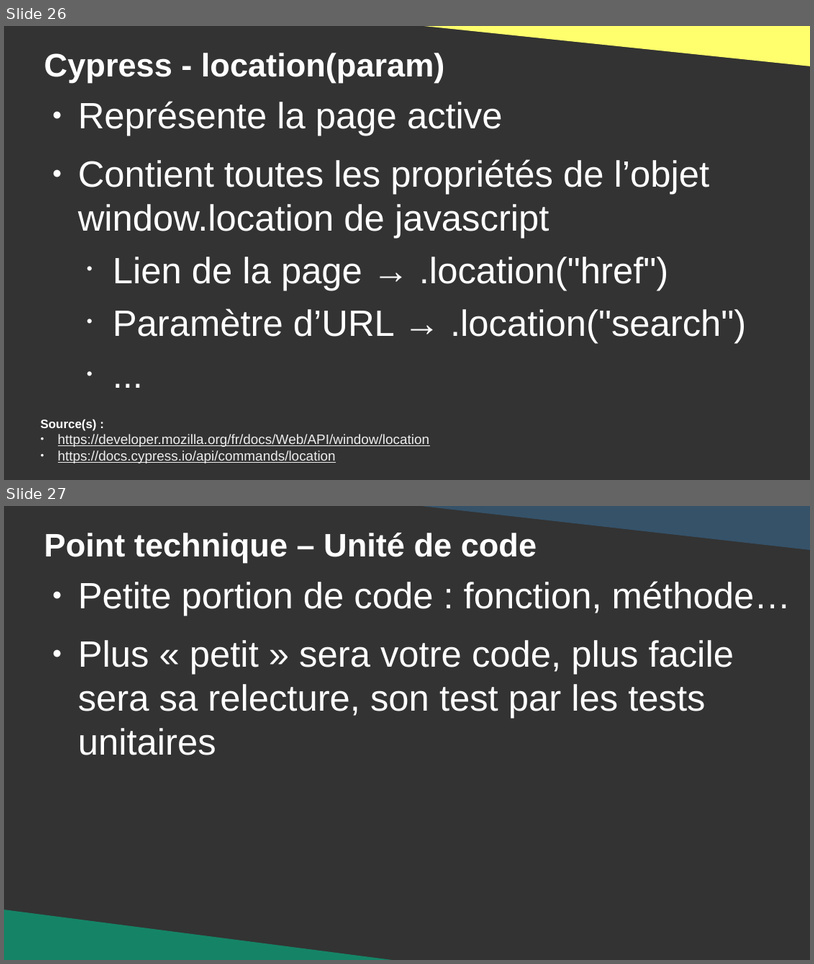
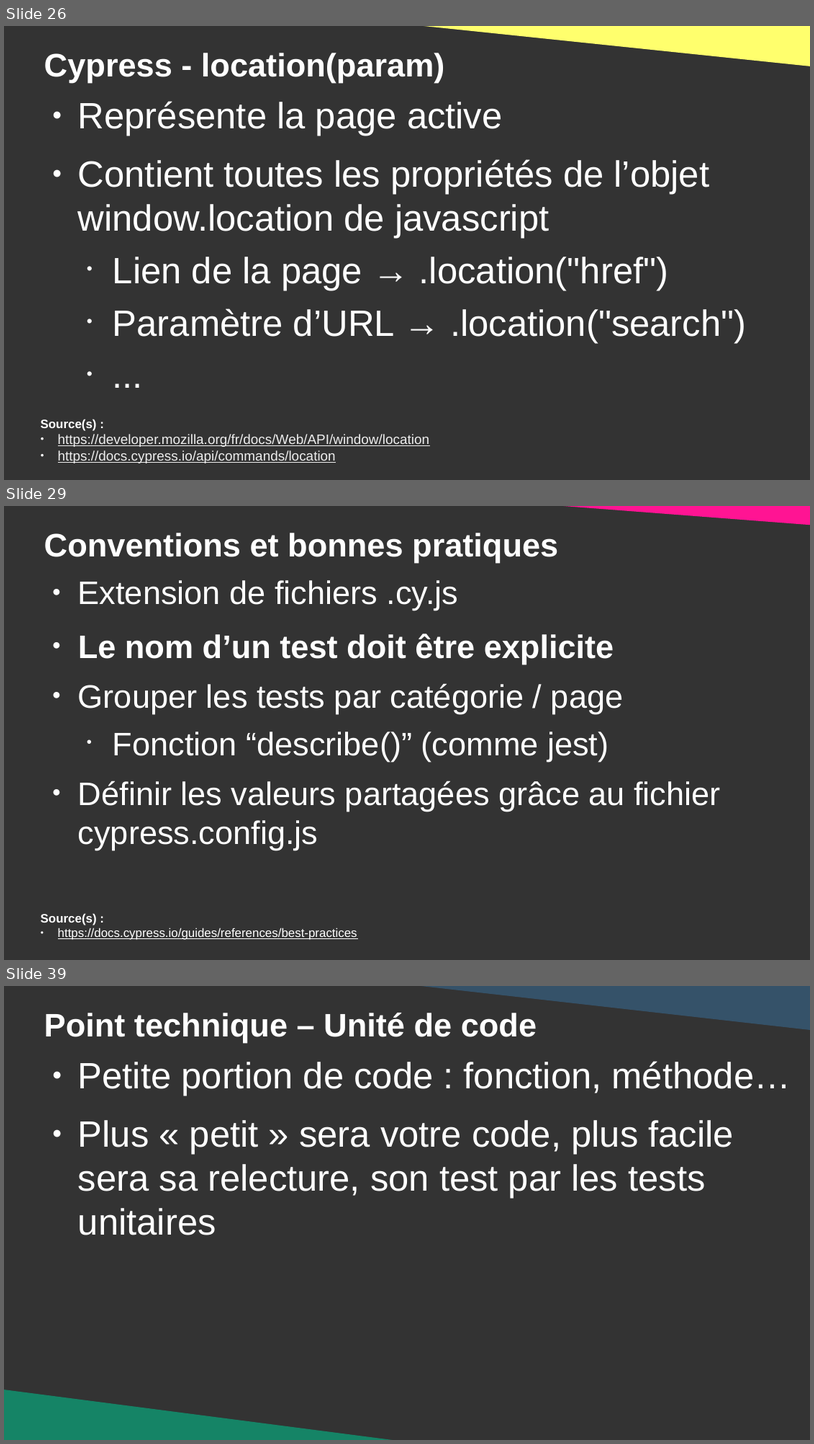
Before and after one commit to DanYellow/cours, a slide deck: developpement-front-s5/travaux-pratiques/numero-2/presentation.odp. Shown one above the other, each under a label of ours: slides 26 and 27 before the commit, slides 26, 29 and 39 after it; the slides between them are not shown. The pictures are 814x964 and 814x1444 pixels, drawn with LibreOffice and Linux fonts; fonts in the diff are those of the drawing. Boxes give left, top, right and bottom in pixels: in the first picture for what was removed or moved away, otherwise in the second. Text is boxed around its words. In the diff, an @@ line names an element or a change of style, - is before the commit and + after.

```diff
--- a/developpement-front-s5/travaux-pratiques/numero-2/presentation.odp
+++ b/developpement-front-s5/travaux-pratiques/numero-2/presentation.odp
@@ slide 29 added at (4,506,810,960), background #333333 @@
@@ right triangle added at (414,506,810,526), fill #FF1493 @@
@@ title added at (44,533,558,562), 32 pt, text #FFFFFF, bold @@
+Conventions et bonnes pratiques
@@ text added at (78,580,720,849), 32 pt, text #FFFFFF @@
+● Extension de fichiers .cy.js
+● Le nom d’un test doit être explicite
+● Grouper les tests par catégorie / page
+  • Fonction “describe()” (comme jest)
+● Définir les valeurs partagées grâce au fichier cypress.config.js
@@ text added at (41,913,358,939), 12 pt, text #FFFFFF, underline @@
+Source(s) :
+● https://docs.cypress.io/guides/references/best-practices
@@ what was slide 27 is now slide 39 @@
```
Also in this commit, not shown: 7 slides changed, 12 other slides added, 9 slides removed, 7 other files.
